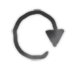
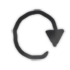
Two versions of the same layered image (70x70). Layer-by-layer changes:
"Layer 6": opacity 35% → 20% over [11, 9, 66, 61]
"Layer 4 copy 2": opacity 78% → 85% over [11, 9, 66, 61]
"Layer 4": opacity 46% → 50% over [11, 9, 66, 61]
